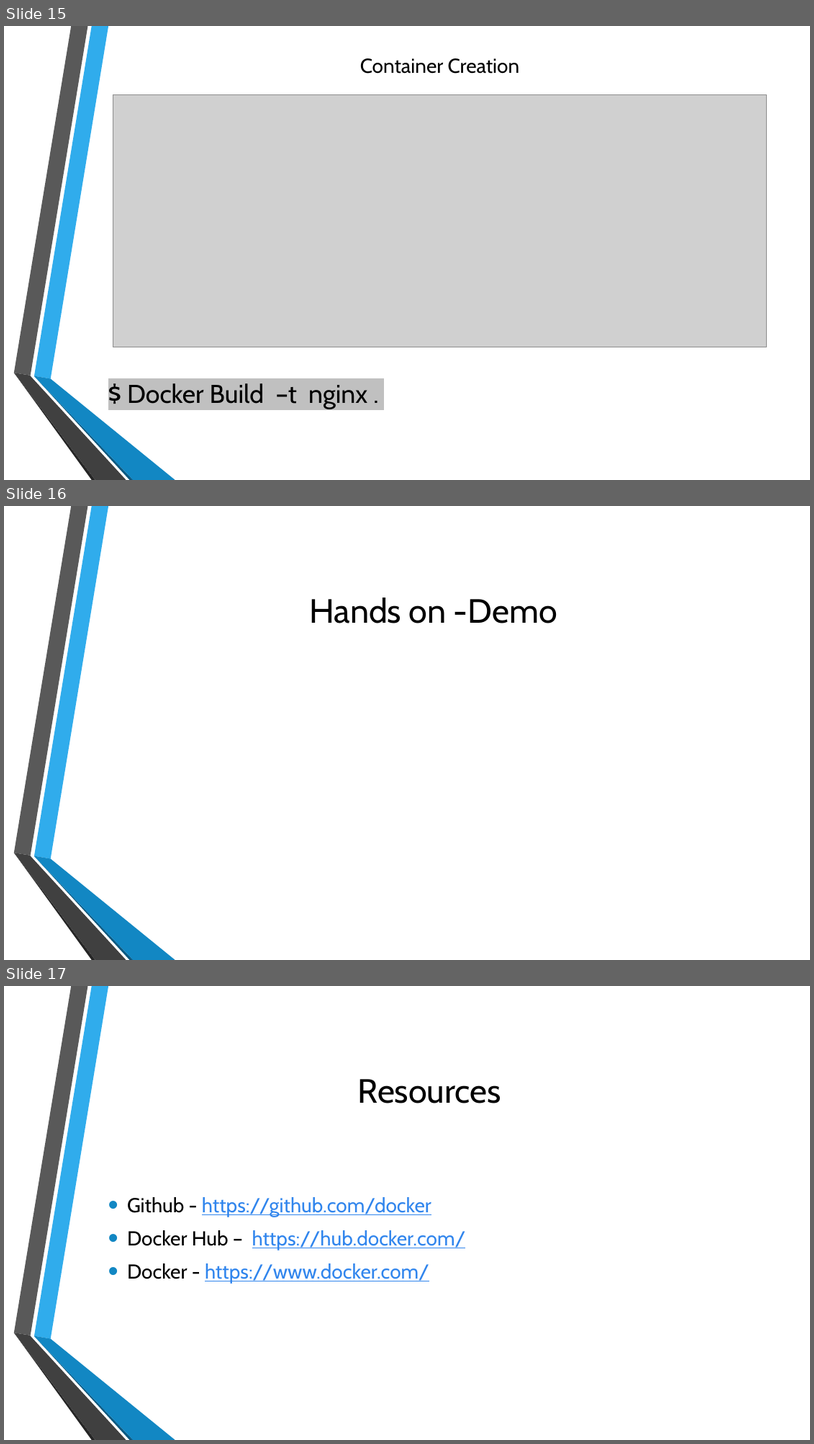
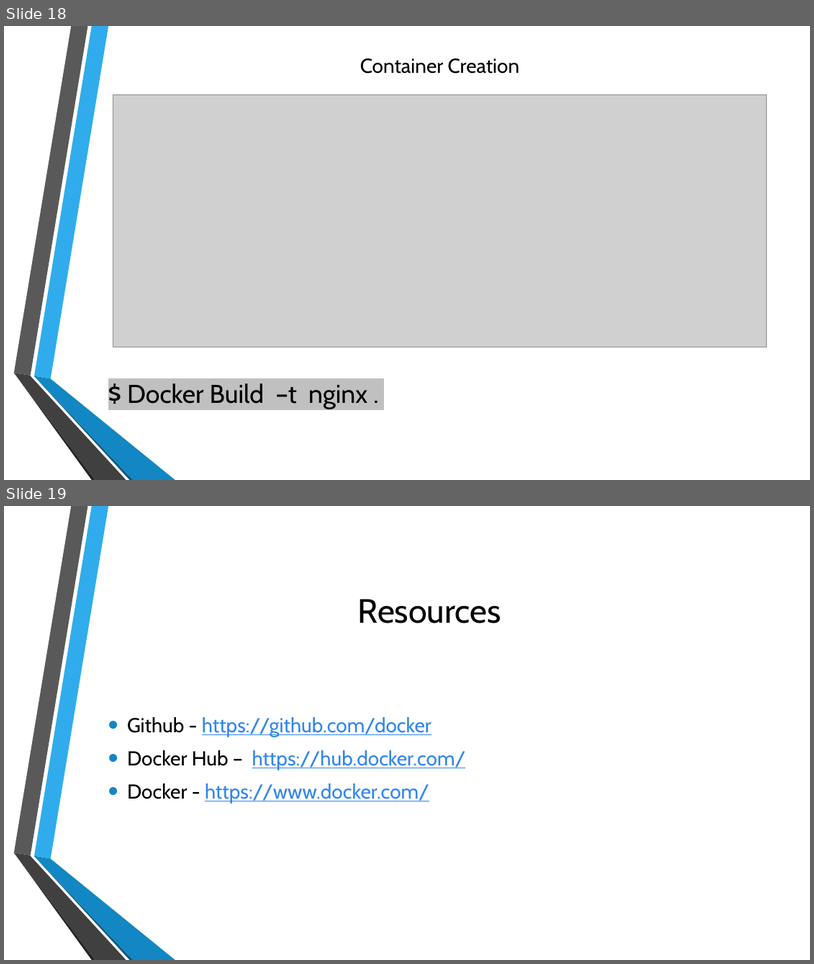
Before and after one commit to sealingtech/kubernetes_training, a slide deck: presentation/Day 1 Intro and Docker.pptx. Shown one above the other, each under a label of ours: slides 15, 16 and 17 before the commit, slides 18 and 19 after it. The pictures are 814x1444 and 814x964 pixels, drawn with LibreOffice and Linux fonts; fonts in the diff are those of the drawing; grey boxes stand for pictures; background and template pictures are left out. Boxes give left, top, right and bottom in pixels: in the first picture for what was removed or moved away, otherwise in the second. Text is boxed around its words. In the diff, an @@ line names an element or a change of style, - is before the commit and + after.

```diff
--- a/presentation/Day 1 Intro and Docker.pptx
+++ b/presentation/Day 1 Intro and Docker.pptx
@@ slide 16 removed at (x1=4, y1=506, x2=810, y2=960), background picture (left out); not listed: 6 template elements that a slide beside it also shows @@
@@ title removed at (x1=309, y1=597, x2=558, y2=623) @@
-Hands on -Demo
@@ what was slide 15 is now slide 18 @@
@@ what was slide 17 is now slide 19 @@
```
Also in this commit, not shown: 2 slides changed, 4 slides added, 1 other slide removed, 10 other files.
